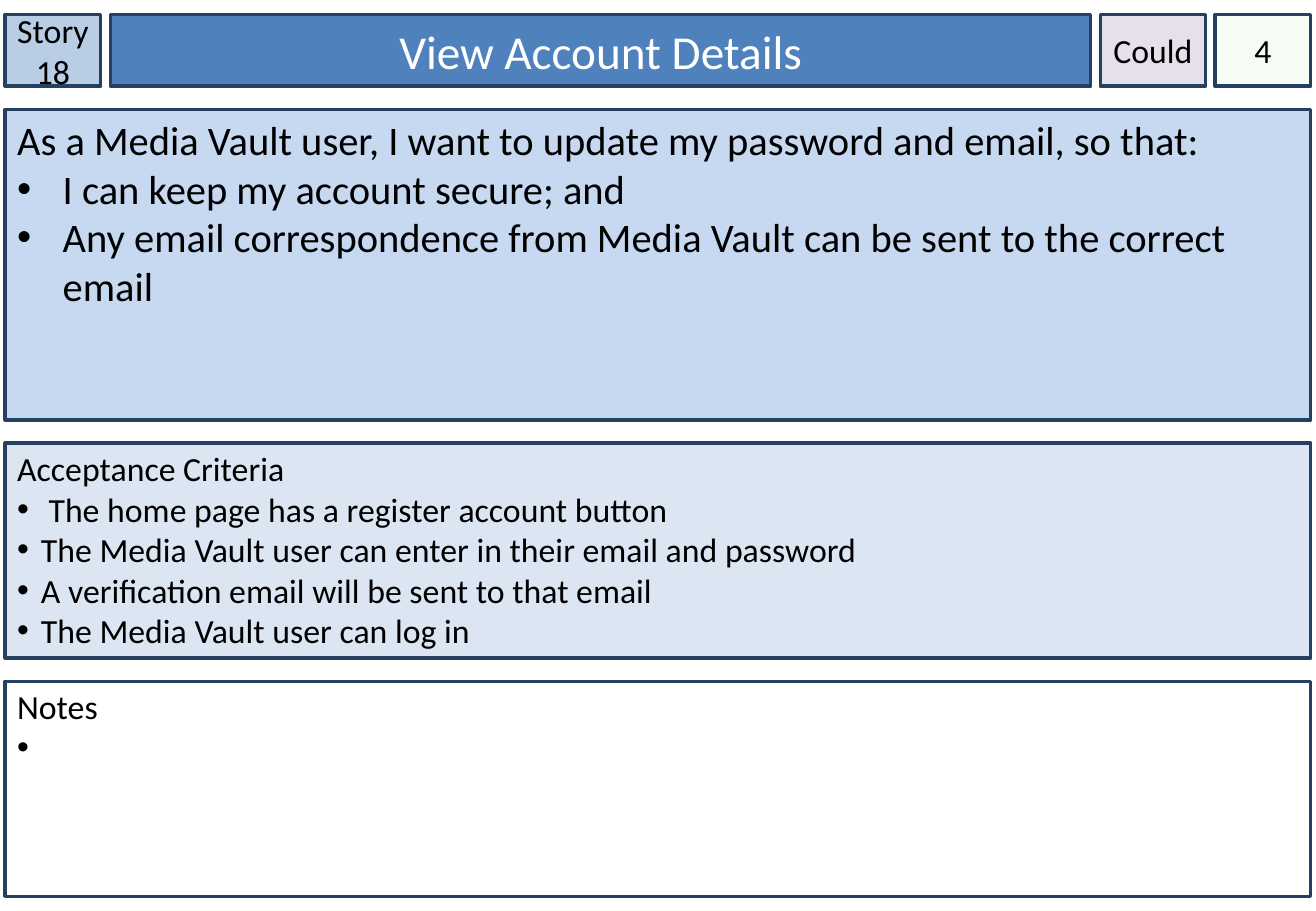
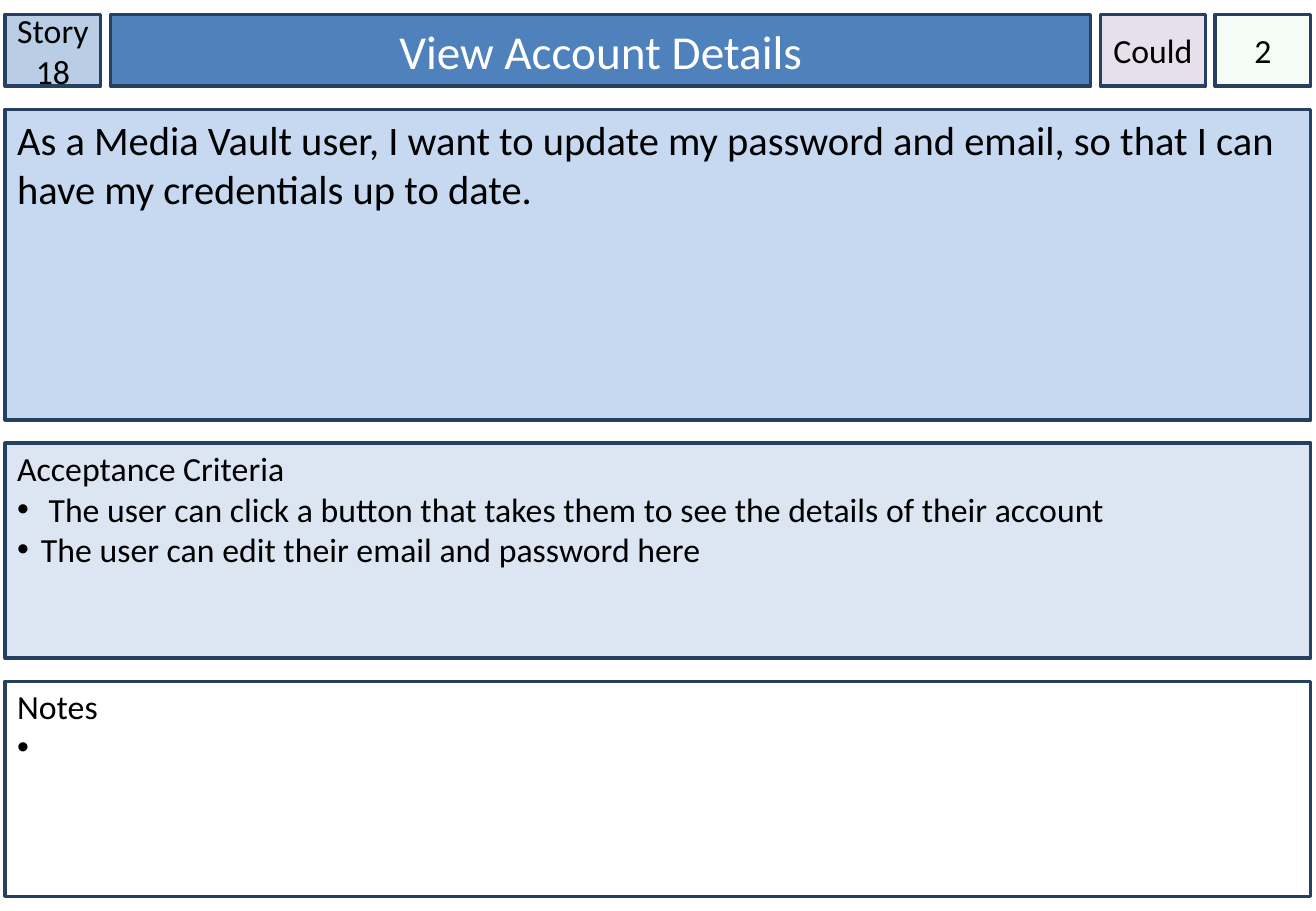
Before and after one commit to Lewibra/IFB299, a slide deck: slide 24 of Stories/Story Cards.pptx (slide 20 before the commit). Drawn at 1316x911 pixels with LibreOffice and Linux fonts; fonts in the diff are those of the drawing. Boxes give left, top, right and bottom in pixels: in the first picture for what was removed or moved away, otherwise in the second. Text is boxed around its words. In the diff, an @@ line names an element or a change of style, - is before the commit and + after.

```diff
--- a/Stories/Story Cards.pptx
+++ b/Stories/Story Cards.pptx
@@ text in rectangle at bbox=[1254, 41, 1271, 63]: text changed @@
-4
+2
@@ text in rectangle at bbox=[17, 127, 1273, 211]: text changed @@
-As a Media Vault user, I want to update my password and email, so that:
-• I can keep my account secure; and
-• Any email correspondence from Media Vault can be sent to the correct email
+As a Media Vault user, I want to update my password and email, so that I can have my credentials up to date.
@@ text in rectangle at bbox=[41, 498, 1104, 568]: text changed @@
-• The home page has a register account button
-• The Media Vault user can enter in their email and password
-• A verification email will be sent to that email
-• The Media Vault user can log in
+• The user can click a button that takes them to see the details of their account
+• The user can edit their email and password here
```
Also in this commit, not shown: 20 other slides changed, 2 slides added, 2 slides removed.
